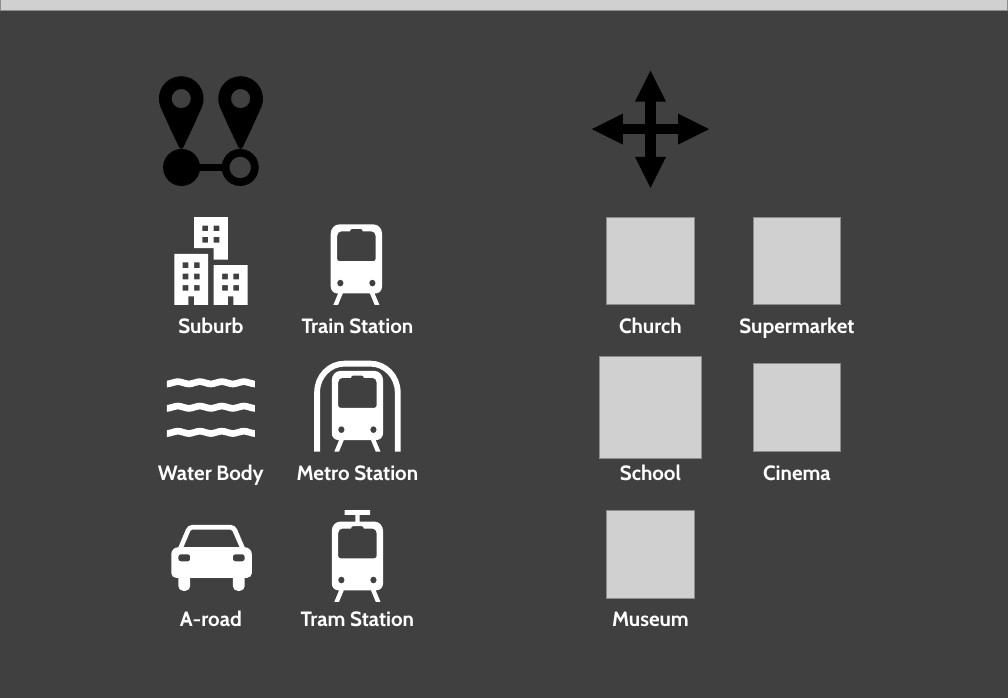
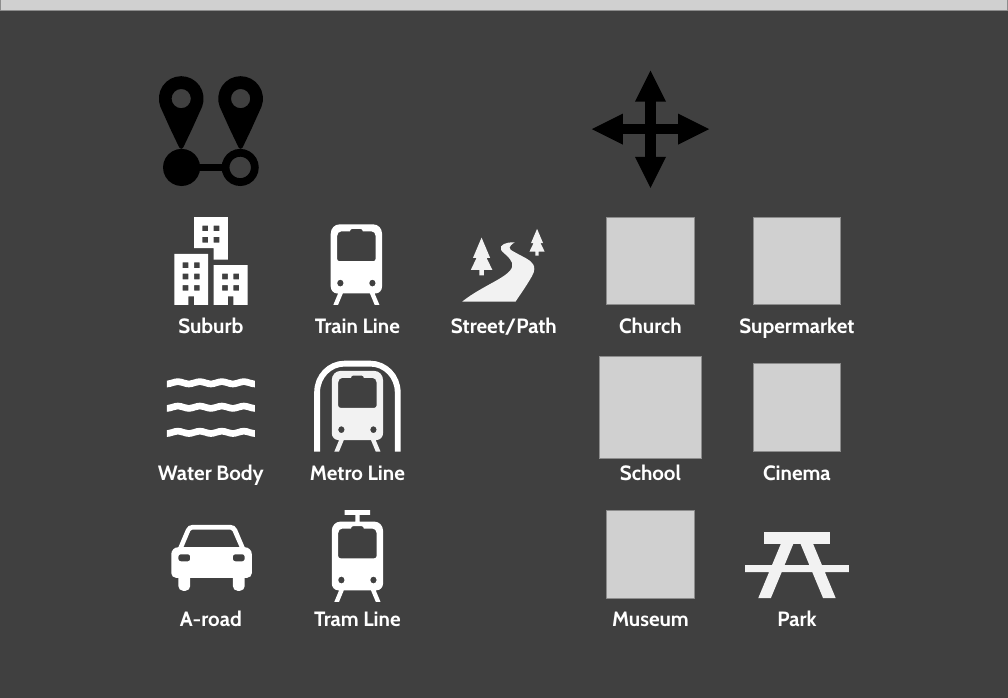
Before and after one commit to Ruben-White/jetlag-hide-and-seek, a slide deck: slide 6 of prototype/prototype.pptx (slide 7 before the commit). Drawn at 1008x698 pixels with LibreOffice and Linux fonts; fonts in the diff are those of the drawing; grey boxes stand for pictures. Boxes give left, top, right and bottom in pixels: in the first picture for what was removed or moved away, otherwise in the second. Text is boxed around its words. In the diff, an @@ line names an element or a change of style, - is before the commit and + after.

```diff
--- a/prototype/prototype.pptx
+++ b/prototype/prototype.pptx
@@ group added at bbox=[451, 229, 557, 335]: 3 freeform shapes, 1 text @@
+Street/Path
@@ text at bbox=[315, 318, 400, 333]: text changed @@
-Train Station
+Train Line
@@ text at bbox=[310, 465, 405, 480]: text changed @@
-Metro Station
+Metro Line
@@ freeform shape added at bbox=[746, 532, 849, 598], fill #F2F2F2 @@
@@ text at bbox=[314, 611, 400, 626]: text changed @@
-Tram Station
+Tram Line
@@ text added at bbox=[777, 610, 816, 626], 16 pt, text #FFFFFF, bold @@
+Park
```
Also in this commit, not shown: 1 other slide changed, 1 slide removed, 24 other files.
